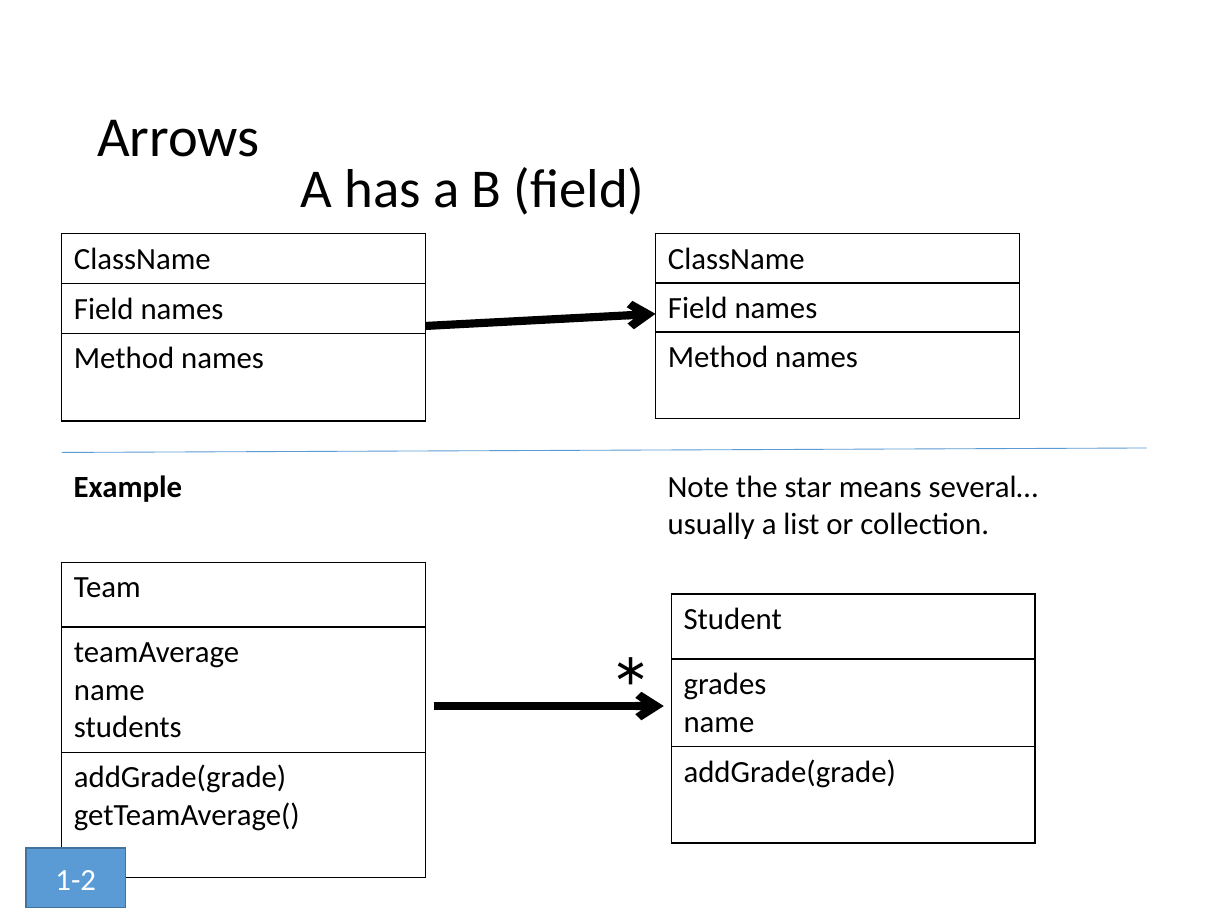
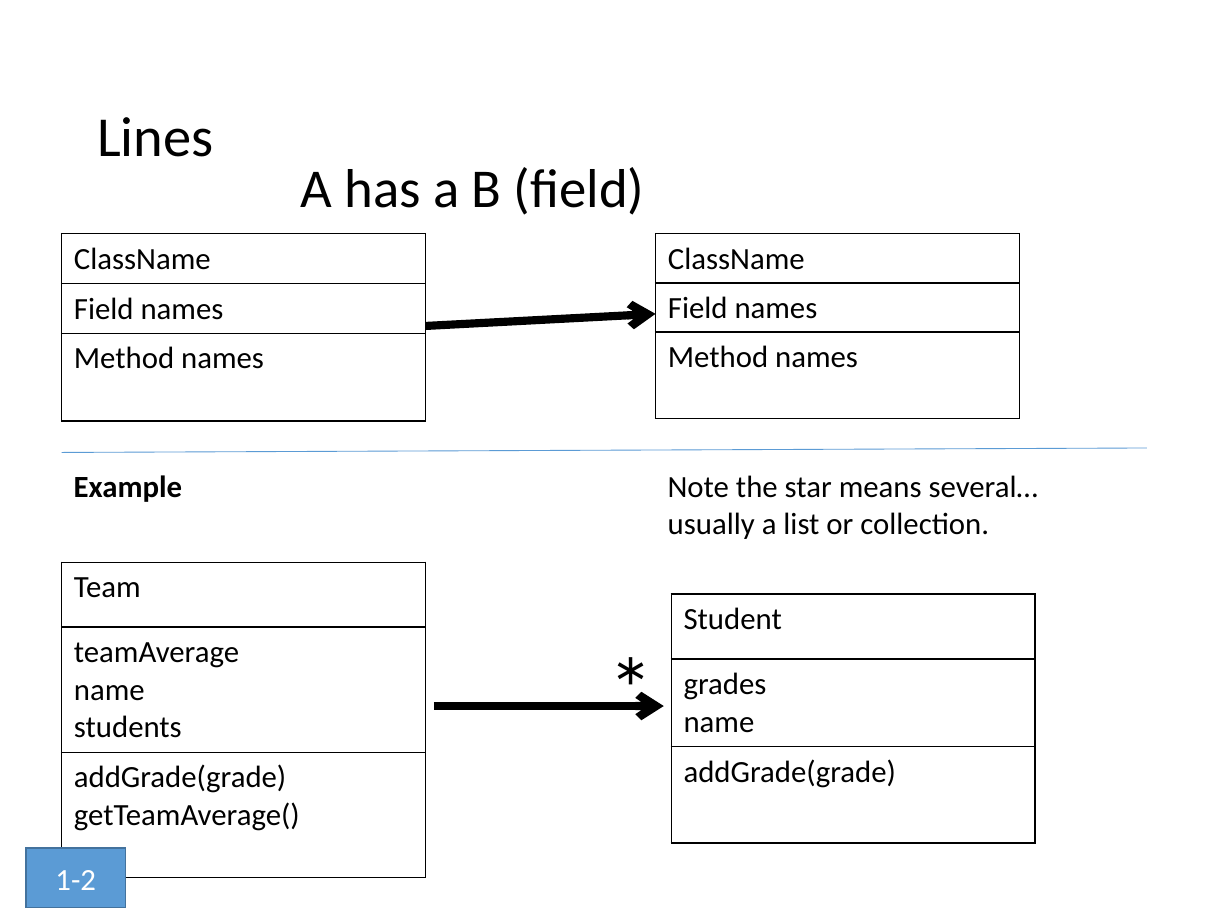
Before and after one commit to RHIT-CSSE/csse220, a slide deck: slide 6 of ClassMaterials/SETechniques/Slides/SoftwareEngineeringTechniques.pptx. Drawn at 1232x924 pixels with LibreOffice and Linux fonts; fonts in the diff are those of the drawing. Boxes give left, top, right and bottom in pixels: in the first picture for what was removed or moved away, otherwise in the second. Text is boxed around its words. In the diff, an @@ line names an element or a change of style, - is before the commit and + after.

```diff
--- a/ClassMaterials/SETechniques/Slides/SoftwareEngineeringTechniques.pptx
+++ b/ClassMaterials/SETechniques/Slides/SoftwareEngineeringTechniques.pptx
@@ title at box(97, 117, 213, 157): text changed @@
-Arrows
+Lines
```
Also in this commit, not shown: 7 other slides changed, 9 slides added, 6 slides removed.
